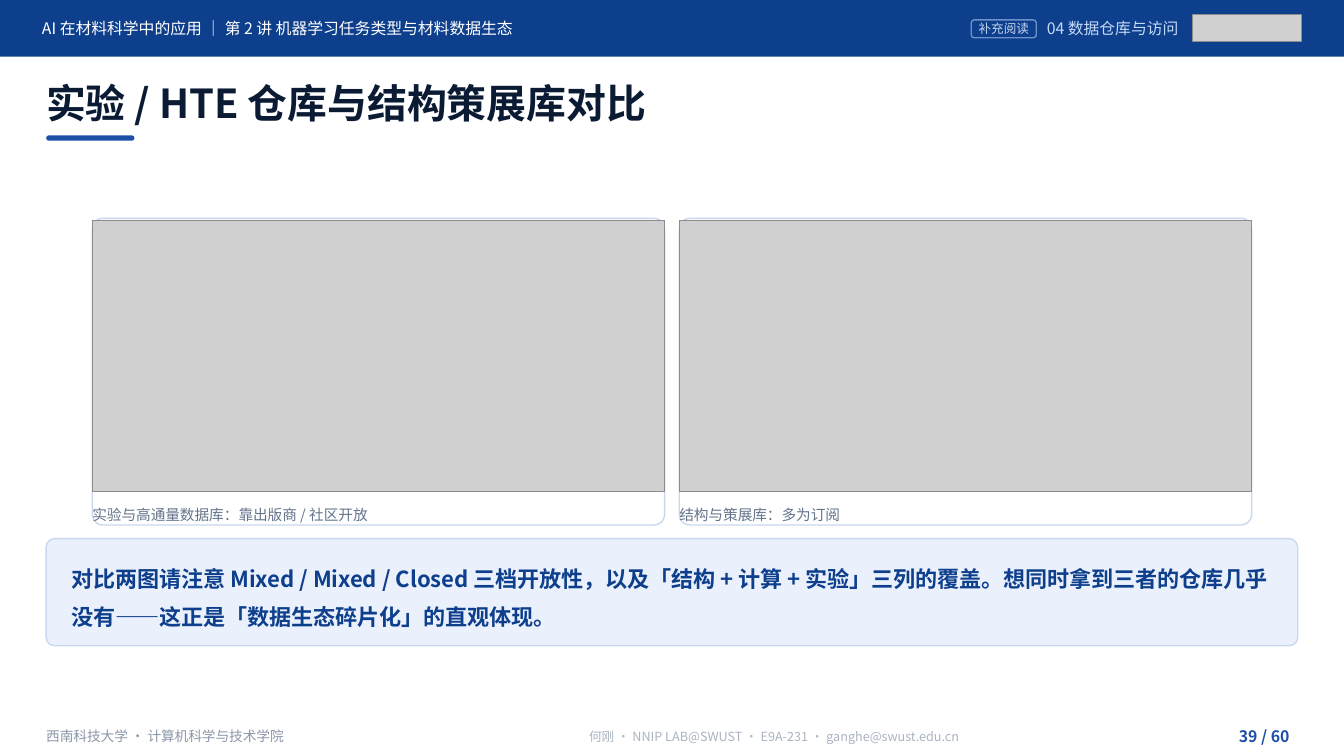
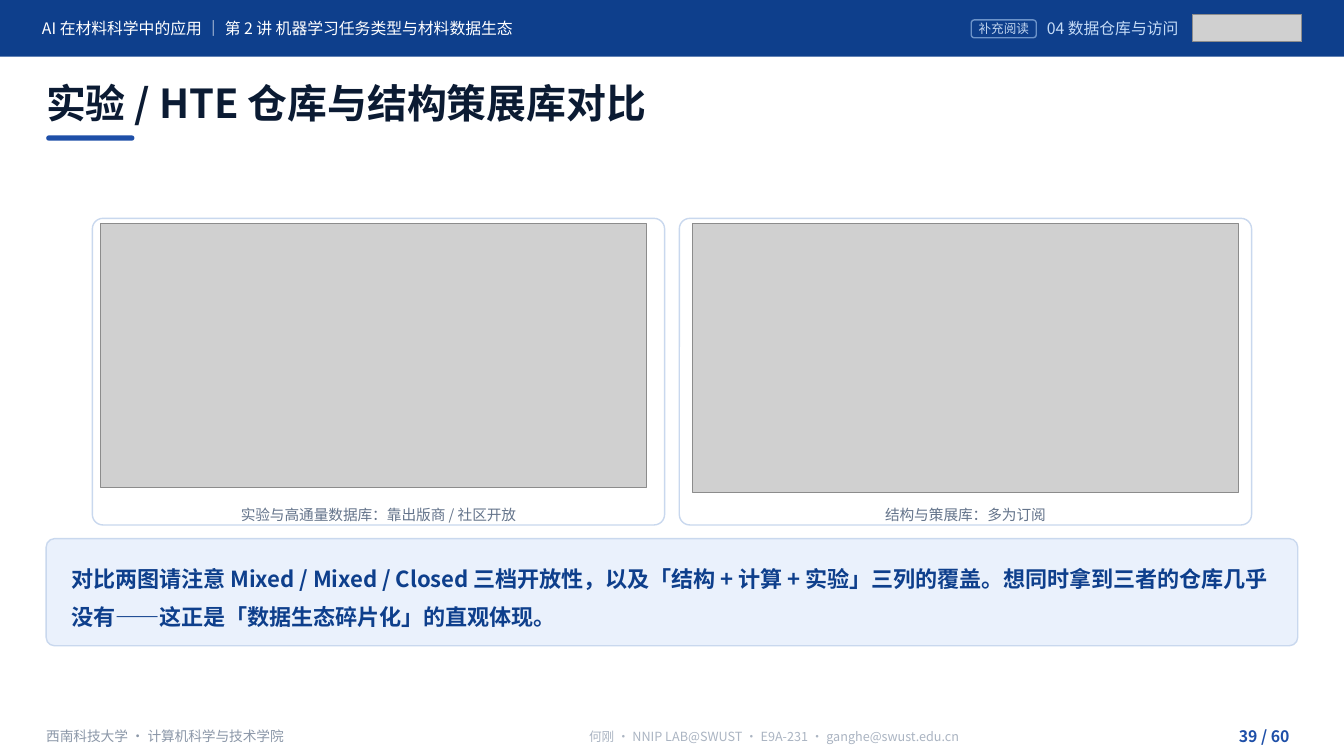
Before and after one commit to cosfrist/Applications-of-Artificial-Intelligence-in-Materials-Science-SWUST, a slide deck: slide 39 of lectures/02-机器学习任务类型与材料数据生态/AI在材料科学中的应用-第2讲 机器学习任务类型与材料数据生态-V5.pptx. Drawn at 1344x756 pixels with LibreOffice and Linux fonts; fonts in the diff are those of the drawing; grey boxes stand for pictures. Boxes give left, top, right and bottom in pixels: in the first picture for what was removed or moved away, otherwise in the second. Text is boxed around its words. In the diff, an @@ line names an element or a change of style, - is before the commit and + after.

```diff
--- a/lectures/02-机器学习任务类型与材料数据生态/AI在材料科学中的应用-第2讲 机器学习任务类型与材料数据生态-V5.pptx
+++ b/lectures/02-机器学习任务类型与材料数据生态/AI在材料科学中的应用-第2讲 机器学习任务类型与材料数据生态-V5.pptx
@@ picture: place and size @@
-picture at <box>93,221,665,492</box>
+picture at <box>101,224,647,487</box>
@@ picture: place and size @@
-picture at <box>680,221,1252,492</box>
+picture at <box>693,224,1240,492</box>
@@ text "实验与高通量数据库：靠出版商 / 社区开放" at <box>241,507,516,521</box>: alignment left to centre @@
@@ text "结构与策展库：多为订阅" at <box>885,507,1046,521</box>: alignment left to centre @@
```
Also in this commit, not shown: 11 other slides changed, 24 other files.
